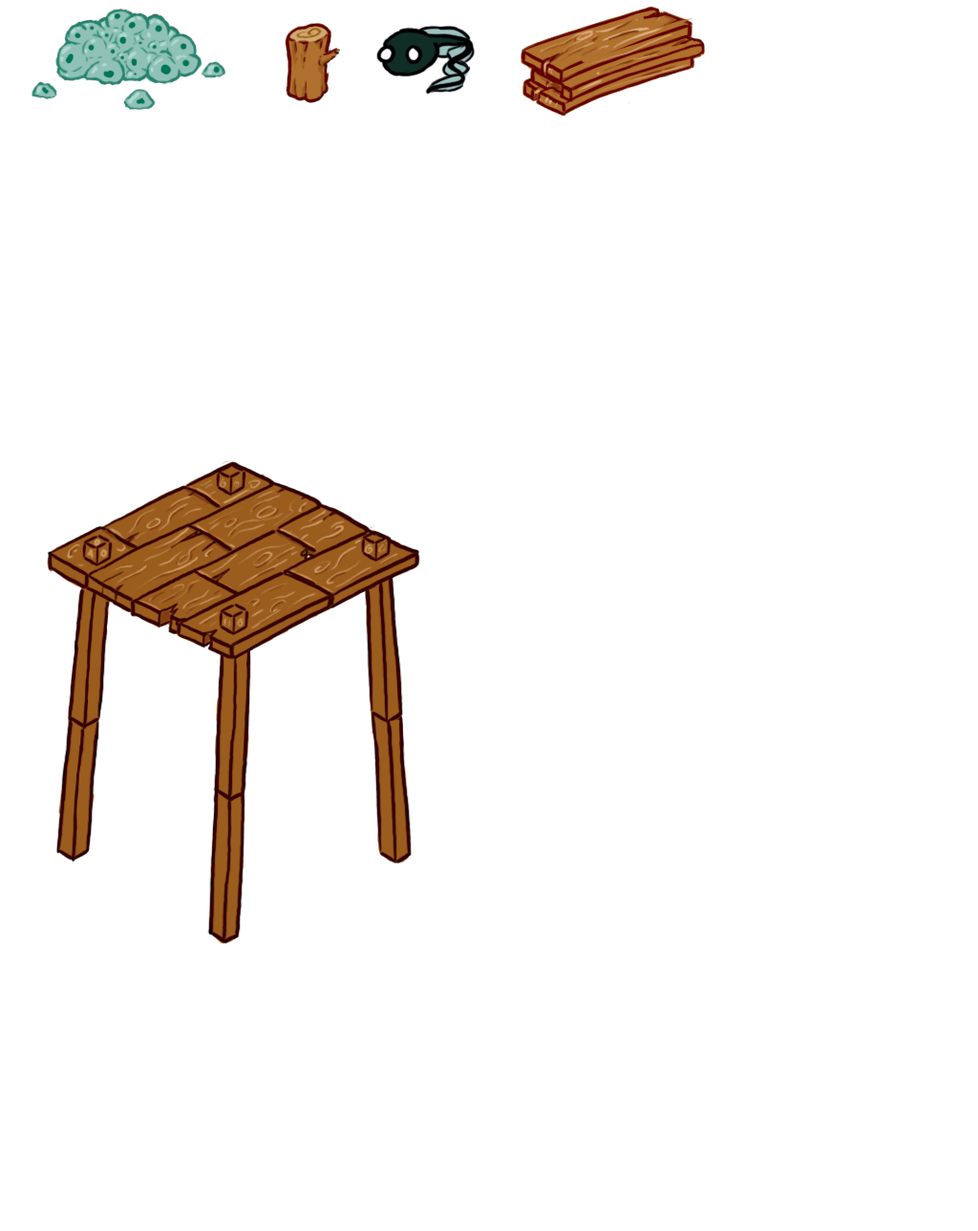
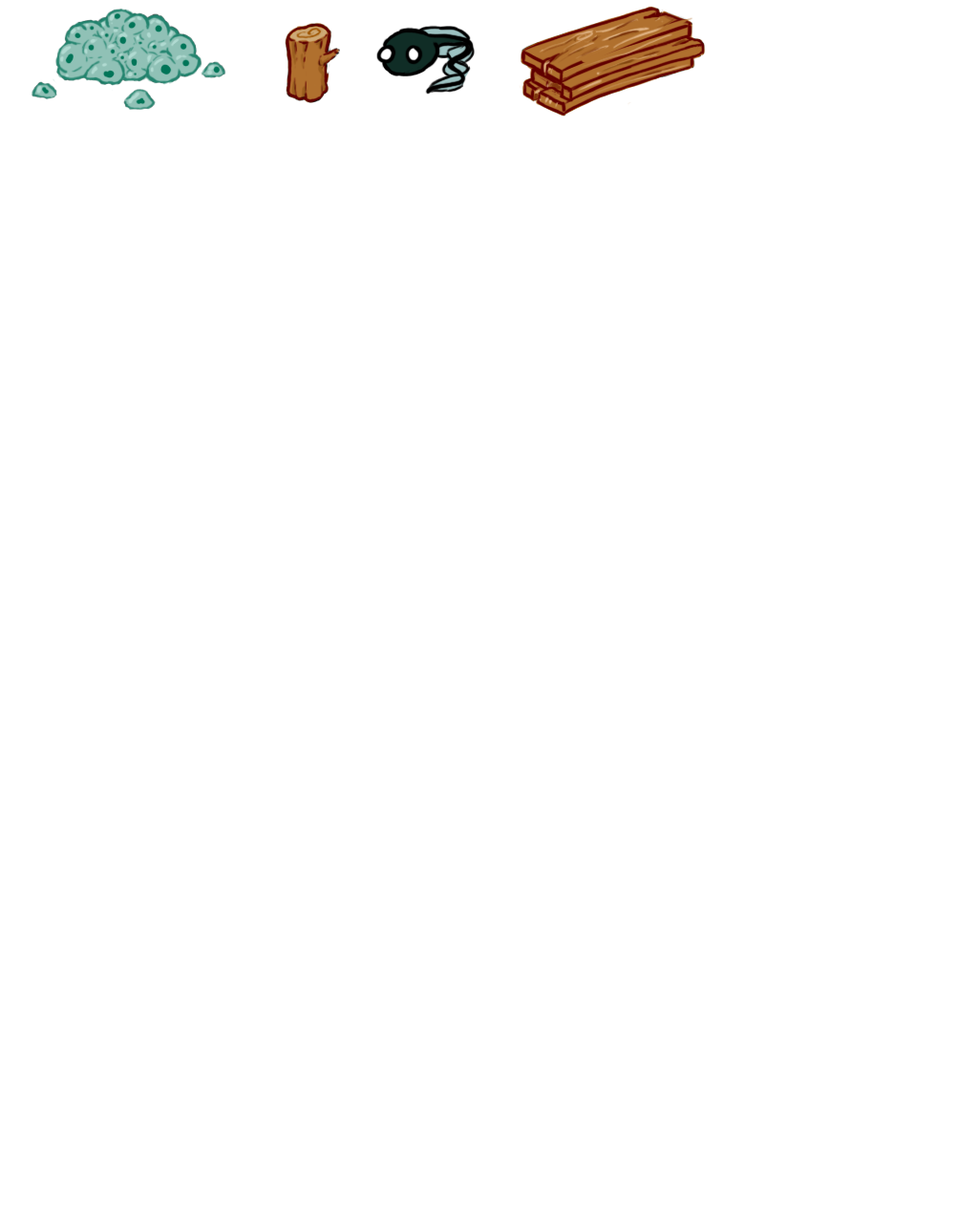
Layers edited between the first and the second 978 x 1231 image:
removed group "Tour" (7 layers) over bbox(46, 460, 421, 945)
removed layer "tour - line" (was overlay) from group "Tour" over bbox(46, 460, 421, 944)
removed layer "shadows" from group "Tour" over bbox(68, 485, 395, 626)
removed layer "higlight" from group "Tour" over bbox(66, 475, 399, 630)
removed layer "tour - fill" from group "Tour" over bbox(46, 461, 420, 945)
